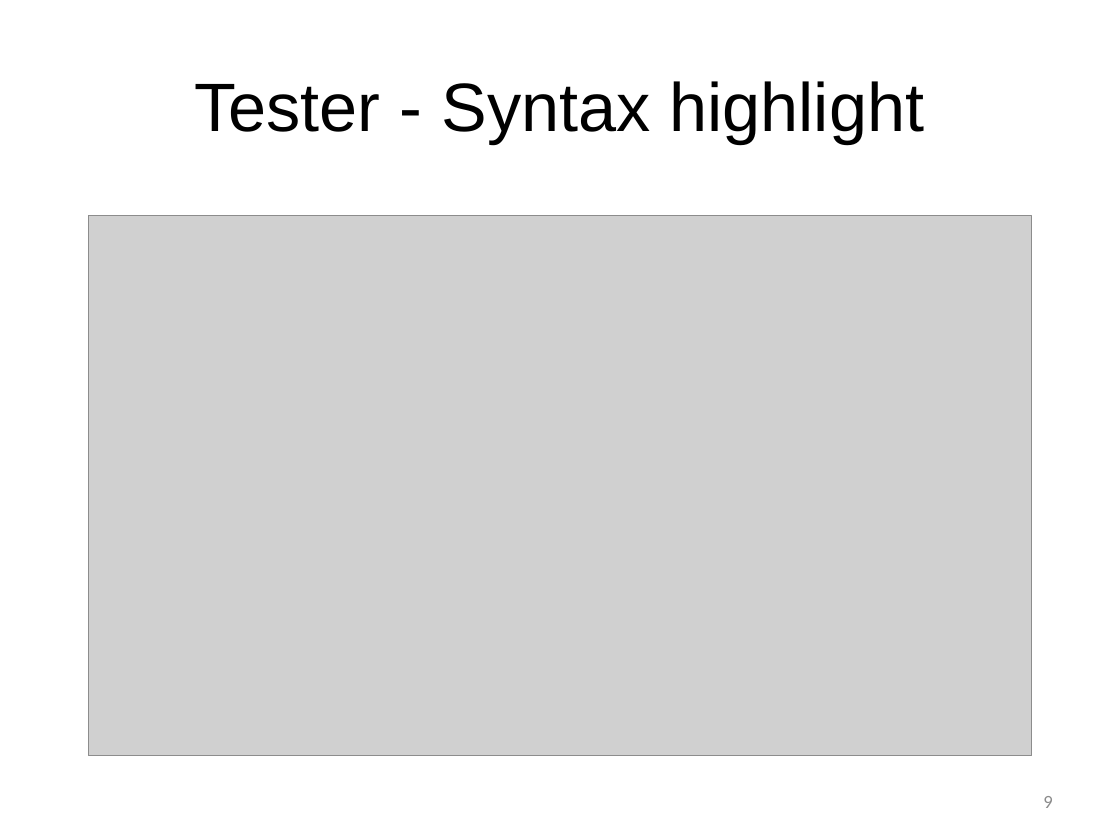
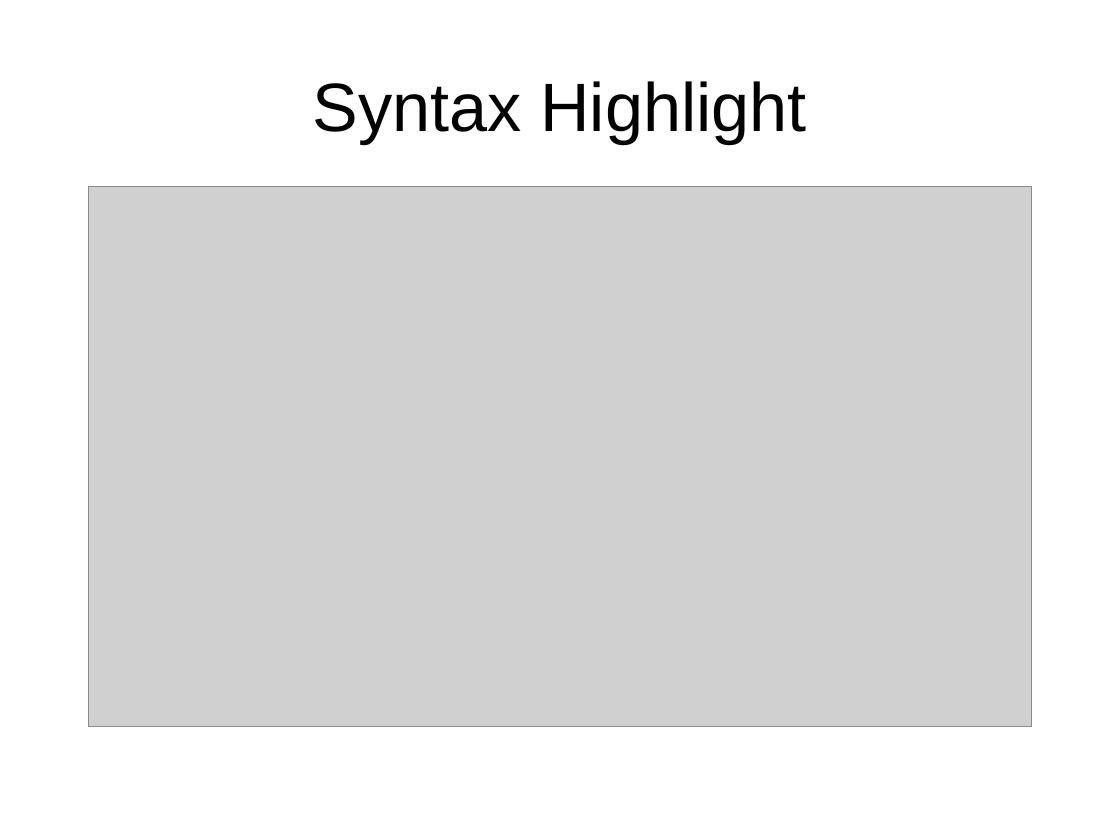
Before and after one commit to msuarz/portfolio, a slide deck: slide 9 of agile2011/presentation.pptx. Drawn at 1120x840 pixels with LibreOffice and Linux fonts; fonts in the diff are those of the drawing; grey boxes stand for pictures; background and template pictures are left out. Boxes give left, top, right and bottom in pixels: in the first picture for what was removed or moved away, otherwise in the second. Text is boxed around its words. In the diff, an @@ line names an element or a change of style, - is before the commit and + after.

Commit message:
presentation 90%

```diff
--- a/agile2011/presentation.pptx
+++ b/agile2011/presentation.pptx
@@ title at box(312, 81, 806, 143): text changed @@
-Tester - Syntax highlight
+Syntax Highlight
@@ picture: place and size @@
-picture at box(88, 216, 1033, 756)
+picture at box(88, 187, 1033, 727)
@@ page number removed at box(1043, 796, 1052, 808) @@
-9
```
Also in this commit, not shown: 4 other slides changed, 16 slides added, 15 slides removed, 1 other file.
